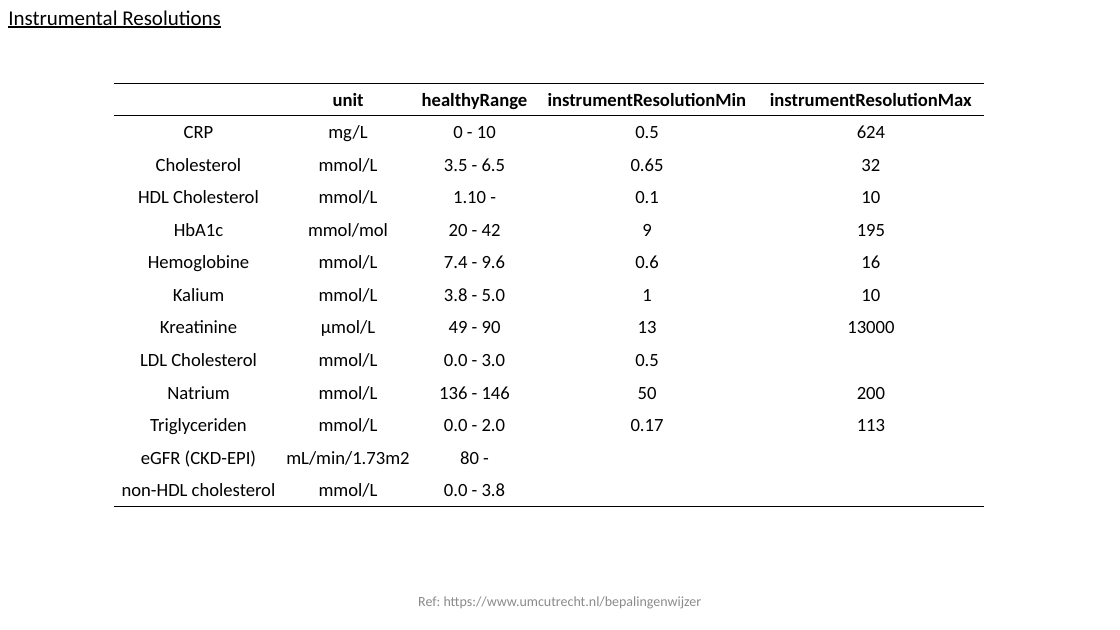
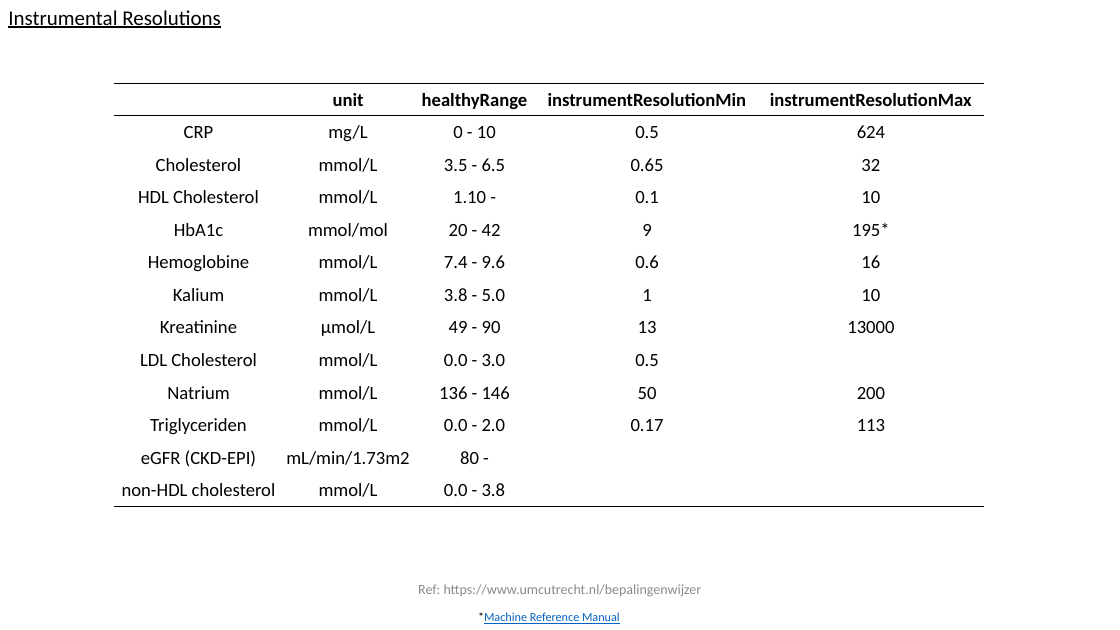
Before and after one commit to UPOD-datascience/ODIN, a slide deck: slide 6 of assets/ppt/data_exploration.pptx (slide 7 before the commit). Drawn at 1120x630 pixels with LibreOffice and Linux fonts; fonts in the diff are those of the drawing. Boxes give left, top, right and bottom in pixels: in the first picture for what was removed or moved away, otherwise in the second. Text is boxed around its words. In the diff, an @@ line names an element or a change of style, - is before the commit and + after.

```diff
--- a/assets/ppt/data_exploration.pptx
+++ b/assets/ppt/data_exploration.pptx
@@ table at bbox=[114, 83, 984, 507] @@
-row 5, column 5: 195
+row 5, column 5: 195*
@@ text "Ref: https://www.umcutrecht.nl/bepalingenwijzer": place and size @@
-text "Ref: https://www.umcutrecht.nl/bepalingenwijzer" at bbox=[418, 596, 702, 609]
+text "Ref: https://www.umcutrecht.nl/bepalingenwijzer" at bbox=[418, 584, 702, 597]
@@ text added at bbox=[478, 612, 620, 624], 10.5 pt, text #0563C1, underline @@
+*Machine Reference Manual
```
Also in this commit, not shown: 1 other slide changed, 3 other files.
